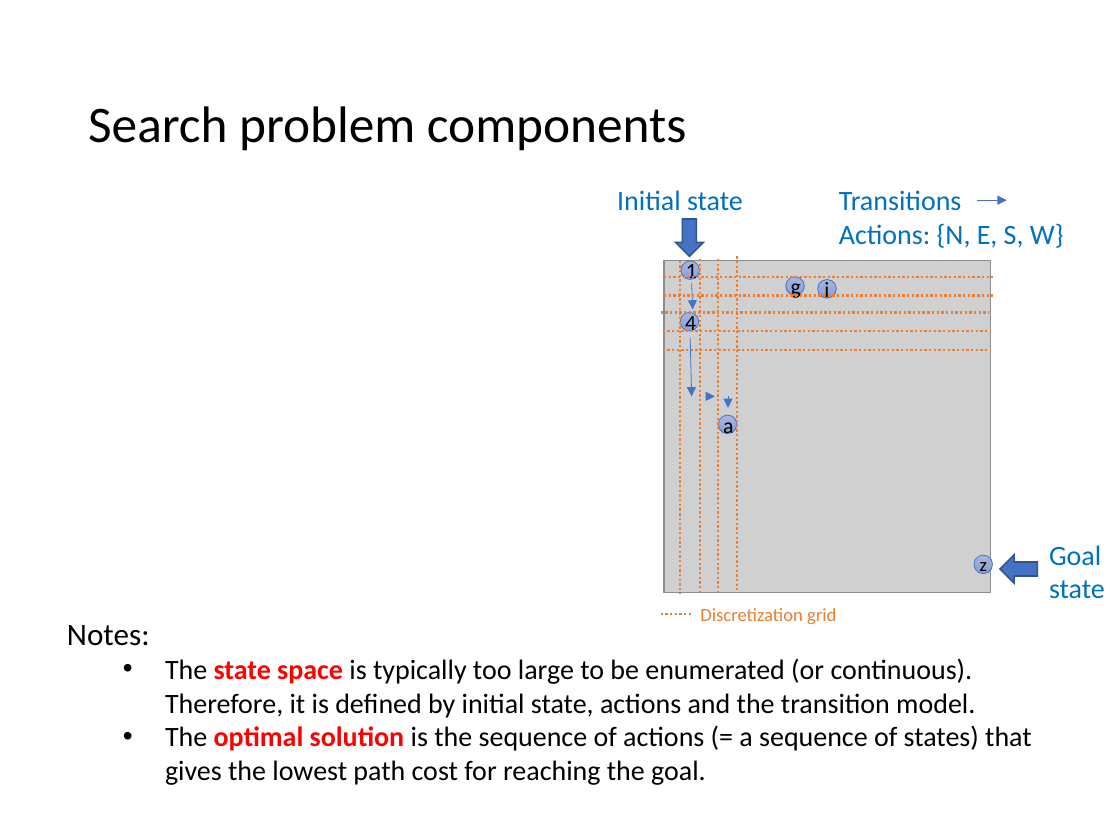
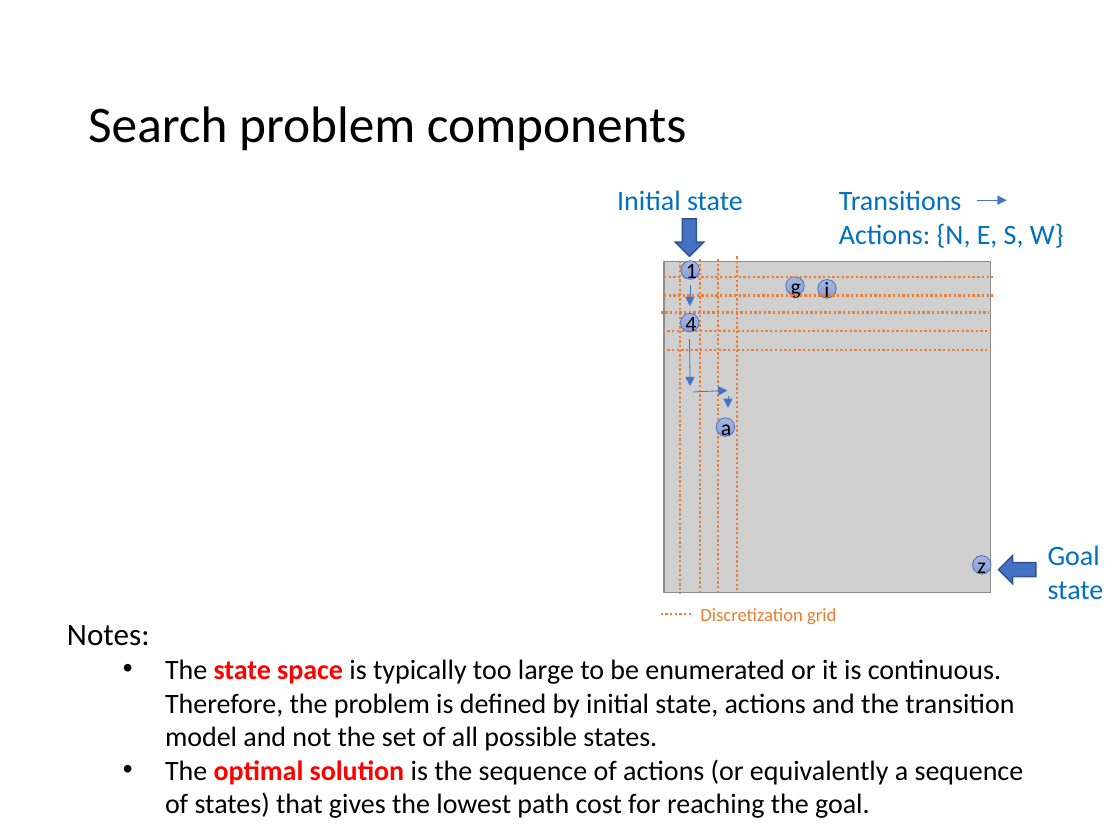
Before and after one commit to mhahsler/CS7320-AI, a slide deck: slide 5 of slides/03_search.pptx. Drawn at 1120x840 pixels with LibreOffice and Linux fonts; fonts in the diff are those of the drawing; grey boxes stand for pictures. Boxes give left, top, right and bottom in pixels: in the first picture for what was removed or moved away, otherwise in the second. Text is boxed around its words. In the diff, an @@ line names an element or a change of style, - is before the commit and + after.

Commit message:
updated slides.

```diff
--- a/slides/03_search.pptx
+++ b/slides/03_search.pptx
@@ arrow moved from (692, 283) - (693, 309) to (690, 284) - (690, 306) @@
@@ arrow moved from (690, 338) - (692, 396) to (690, 339) - (690, 386) @@
@@ arrow moved from (706, 396) - (715, 396) to (693, 392) - (728, 391) @@
@@ ellipse "z" at [972,556,991,575]: size 12 to 14 pt @@
@@ text at [165,659,1024,818]: text changed @@
-  • The state space is typically too large to be enumerated (or continuous). Therefore, it is defined by initial state, actions and the transition model.
-  • The optimal solution is the sequence of actions (= a sequence of states) that gives the lowest path cost for reaching the goal.
+  • The state space is typically too large to be enumerated or it is continuous. Therefore, the problem is defined by initial state, actions and the transition model and not the set of all possible states.
+  • The optimal solution is the sequence of actions (or equivalently a sequence of states) that gives the lowest path cost for reaching the goal.
```
Also in this commit, not shown: 5 other slides changed, 1 other file.
